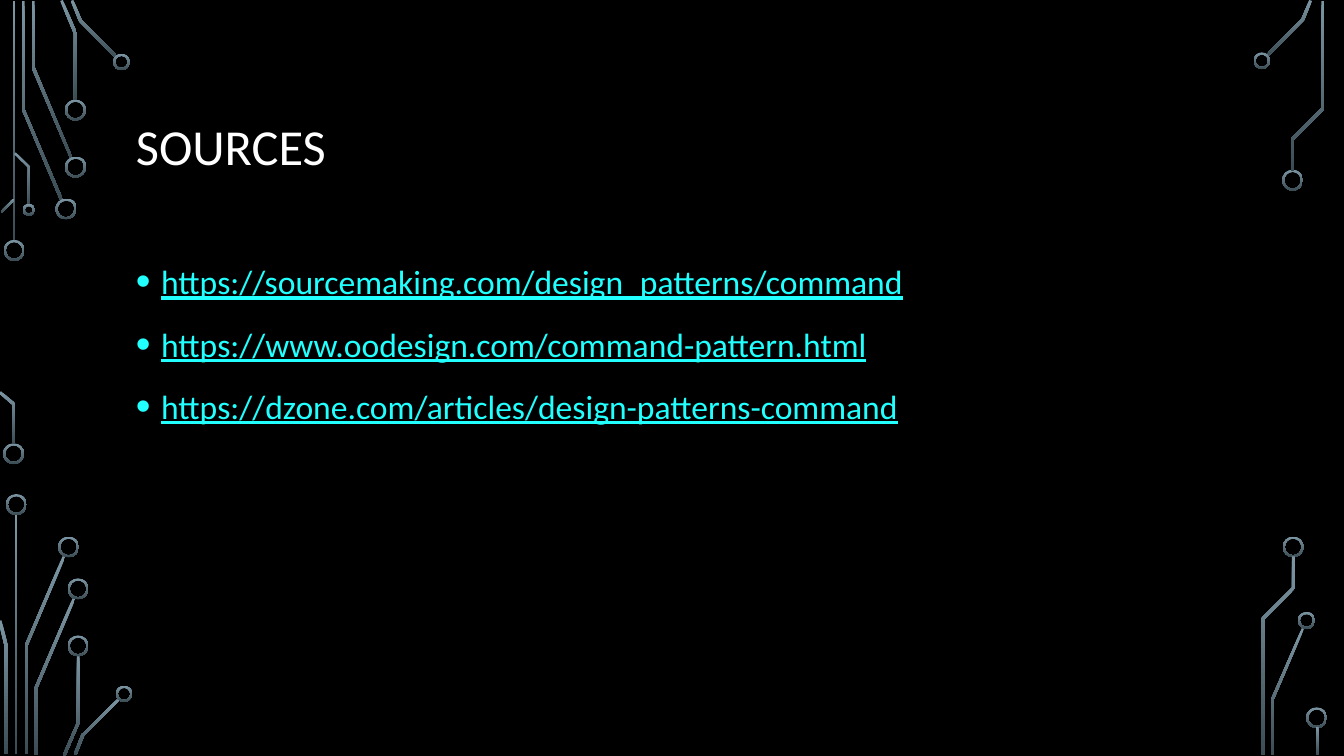
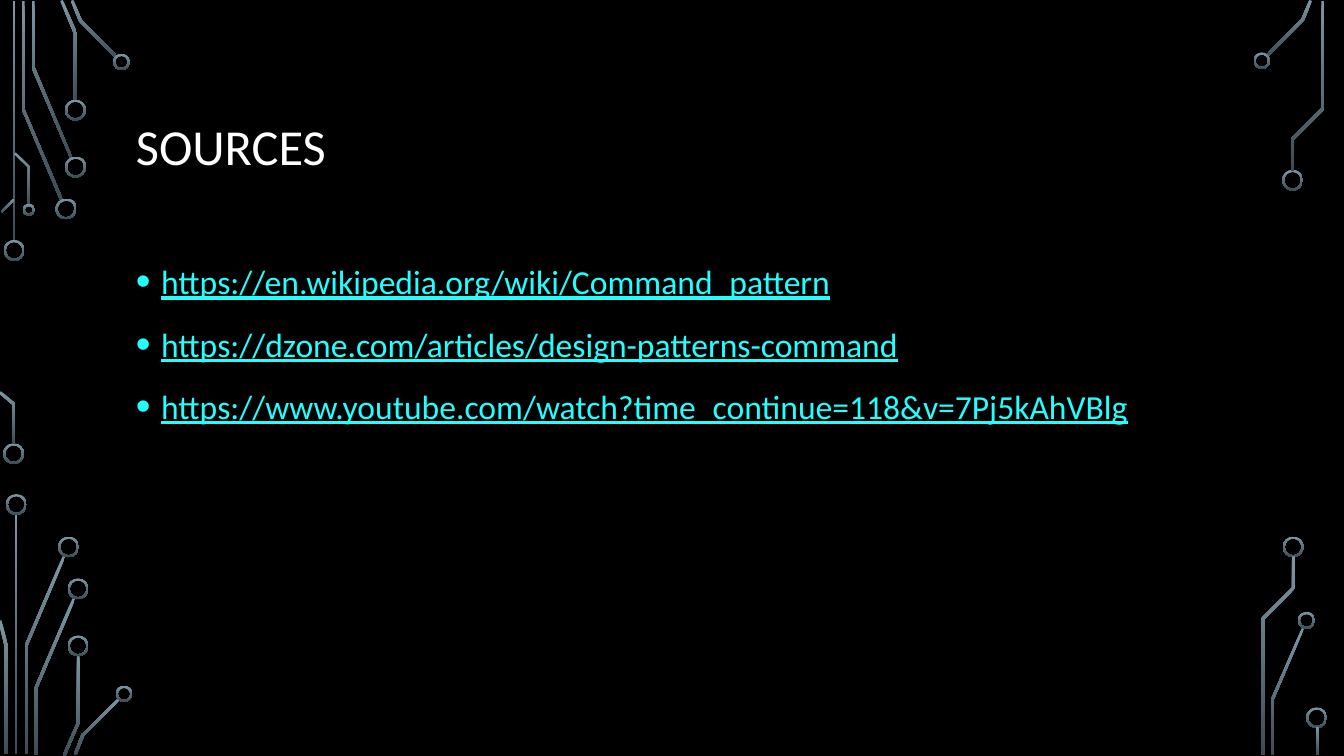
Before and after one commit to RedwanAlbadawi/CS5551_ASE, a slide deck: slide 6 of Design Patterns/Command Design Pattern.pptx. Drawn at 1344x756 pixels with LibreOffice and Linux fonts; fonts in the diff are those of the drawing; background and template pictures are left out. Boxes give left, top, right and bottom in pixels: in the first picture for what was removed or moved away, otherwise in the second. Text is boxed around its words. In the diff, an @@ line names an element or a change of style, - is before the commit and + after.

```diff
--- a/Design Patterns/Command Design Pattern.pptx
+++ b/Design Patterns/Command Design Pattern.pptx
@@ text at [161, 270, 830, 300]: text changed @@
-• https://sourcemaking.com/design_patterns/command
-• https://www.oodesign.com/command-pattern.html
+• https://en.wikipedia.org/wiki/Command_pattern
@@ text at [161, 395, 1127, 425]: paragraph added @@
+• https://www.youtube.com/watch?time_continue=118&v=7Pj5kAhVBlg
```
Also in this commit, not shown: 3 other slides changed.
